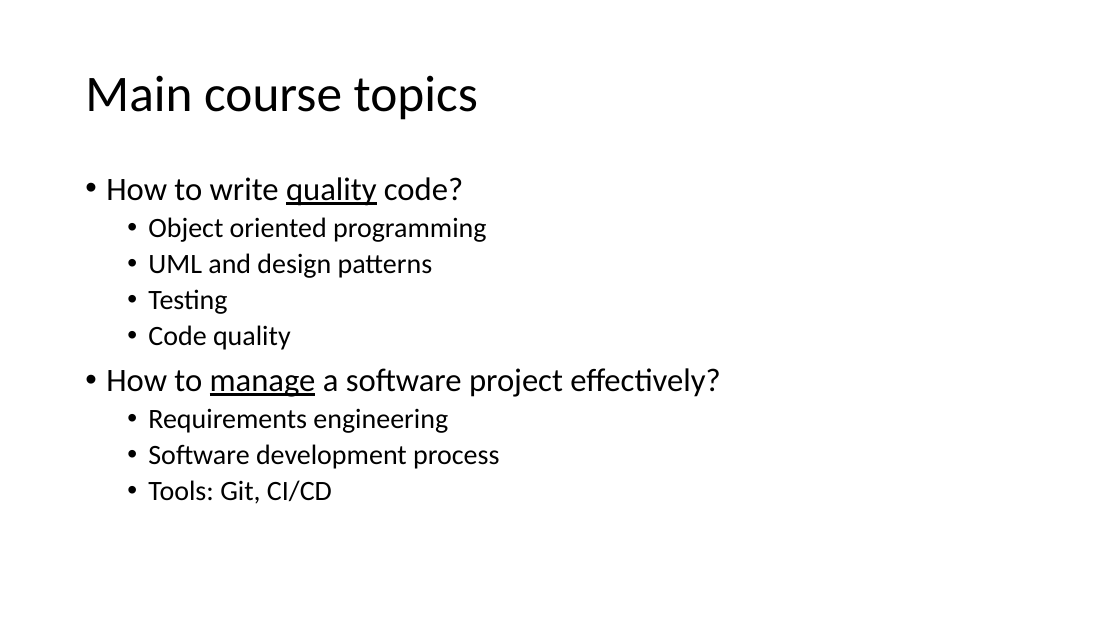
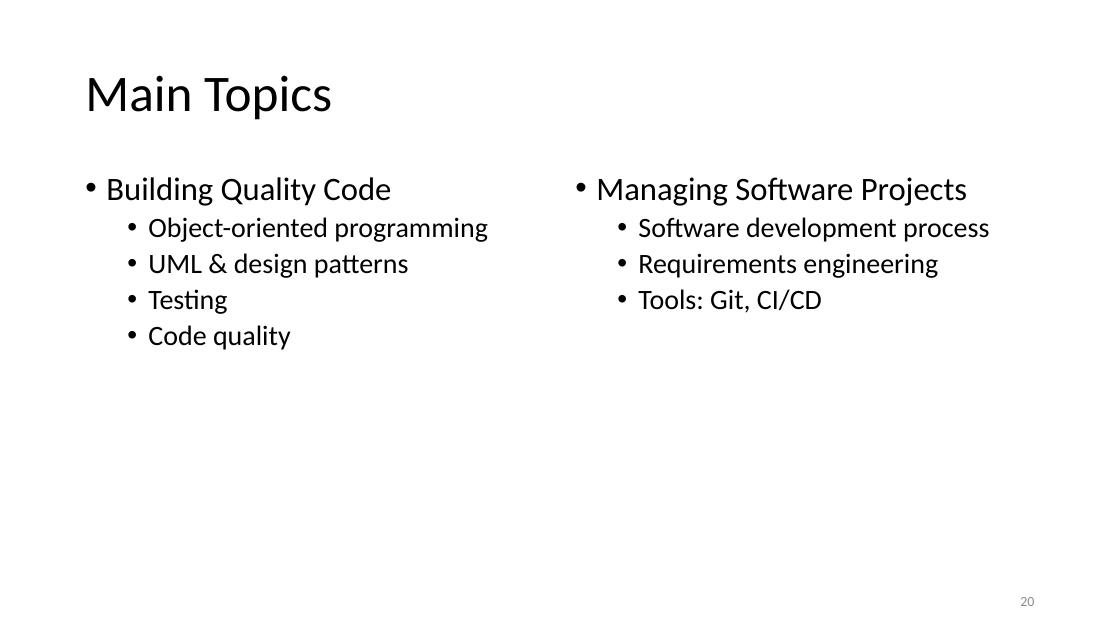
Before and after one commit to tongzhou80/cs6100, a slide deck: slide 20 of slides/Lecture1.pptx (slide 23 before the commit). Drawn at 1120x630 pixels with LibreOffice and Linux fonts; fonts in the diff are those of the drawing; background and template pictures are left out. Boxes give left, top, right and bottom in pixels: in the first picture for what was removed or moved away, otherwise in the second. Text is boxed around its words. In the diff, an @@ line names an element or a change of style, - is before the commit and + after.

Commit message:
updated lecture1

```diff
--- a/slides/Lecture1.pptx
+++ b/slides/Lecture1.pptx
@@ title at (85, 75, 332, 120): text changed @@
-Main course topics
+Main Topics
@@ text at (106, 177, 488, 278): text changed @@
-• How to write quality code?
-  • Object oriented programming
-  • UML and design patterns
+• Building Quality Code
+  • Object-oriented programming
+  • UML & design patterns
@@ text added at (596, 177, 989, 313), 24 pt, text #000000 @@
+• Managing Software Projects
+  • Software development process
+  • Requirements engineering
+  • Tools: Git, CI/CD
@@ text at (106, 368, 720, 504): paragraphs removed @@
-• How to manage a software project effectively?
-  • Requirements engineering
-  • Software development process
-  • Tools: Git, CI/CD
@@ page number added at (1020, 597, 1034, 606), 12 pt, text #8C8C8C @@
+20
```
Also in this commit, not shown: 28 other slides changed, 7 slides added, 2 other files.
